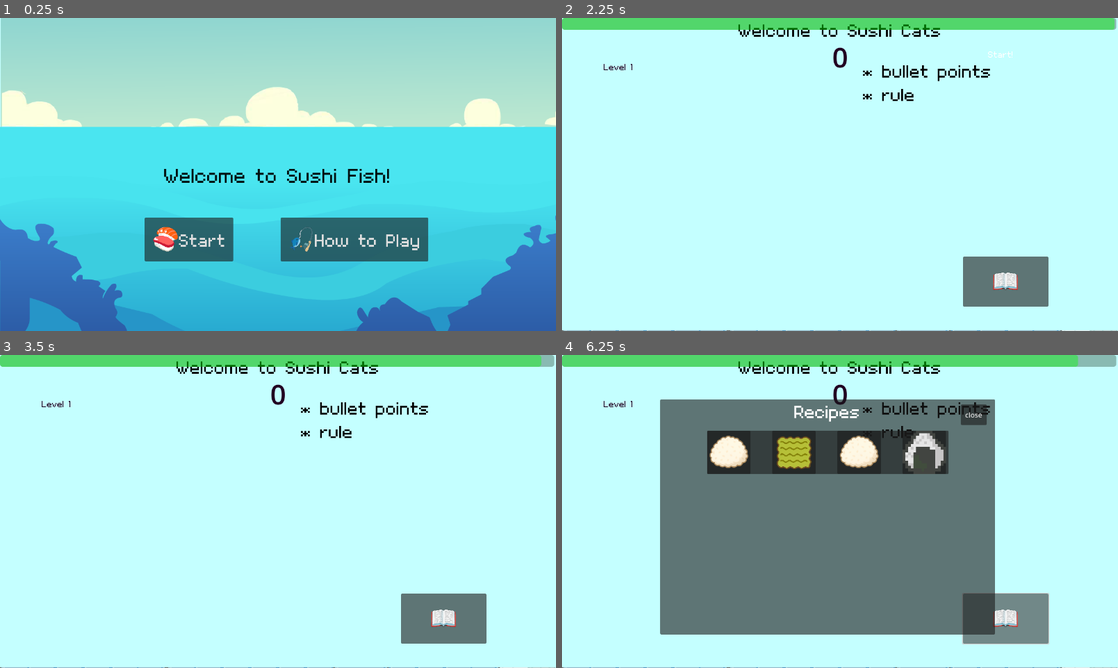
Above: before the commit, frames 1-4 (two rows, left to right).
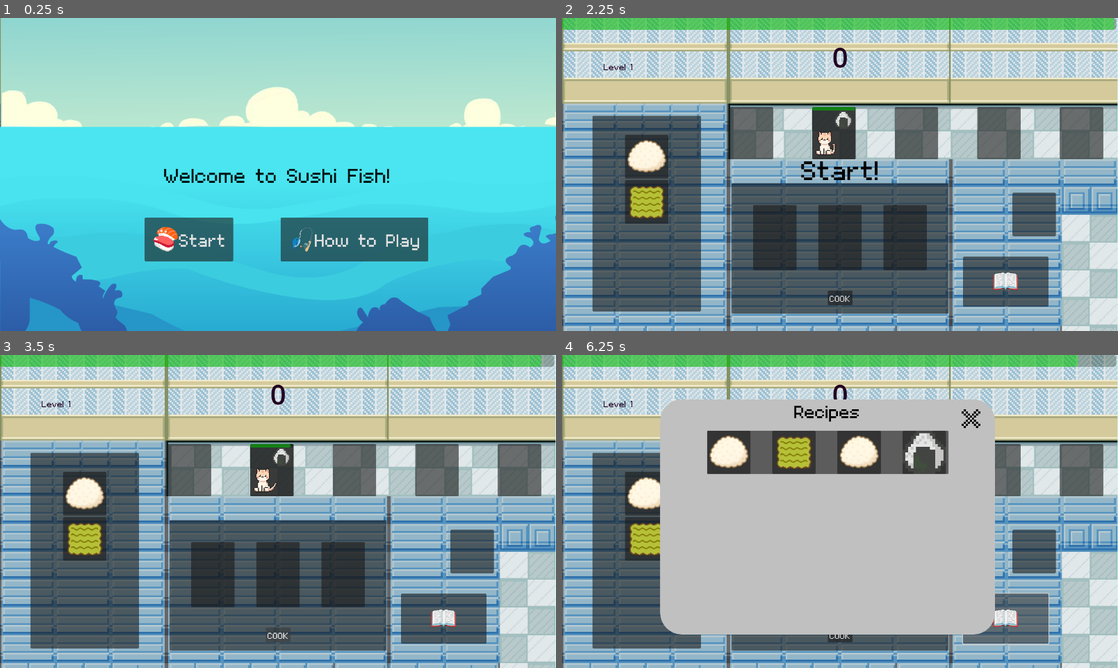
Above: after the commit, the same moments.

Repository: leobarber3/sushiCats
Game: Godot game, scene res://scenes/main.tscn
Same seed, same stepped clock (60 frames per second), same inputs: the game is played once before the commit and once after it.
Inputs (mouse positions are in pixels of both pictures, inside the frame that each line leads up to):
- Up to frame 1 (0.25 s): no input
- Up to frame 2 (2.25 s): click "🎣How to Play" at 0.5 s; click (589, 39) at 1.27 s; click "🍣Start" at 2 s
- Up to frame 3 (3.5 s): click "COOK" at 2.75 s
- Up to frame 4 (6.25 s): click "📖" at 3.5 s; tap Enter (ui_accept) at 4.25, 5, 5.75 s; hold Right (move_right) 4.28-5.78 s; tap 1 (stop) at 4.35, 5.1, 5.85 s; tap Space (jump) at 4.52, 5.27 s; hold A (move_left) from 5.78 s (still down)

The runs differ from the first frame. In frame 1, less than 0.1% of the frame differs, in the area x 0-1%, y 0-35%; in frame 2, 96%; in frame 3, 96%, in the area x 0-100%, y 0-100%; in frame 4, 92%.

Commit message:
modified how to play screen, updated button icons, added score text indicator for text, background music adjusted

Diff:
--- a/scenes/Cat.tscn
+++ b/scenes/Cat.tscn
@@ -4,6 +4,7 @@
 [ext_resource type="Texture2D" uid="uid://dbcb13uix8t6h" path="res://assets/CatPackFree/Idle.png" id="2_spuq0"]
 [ext_resource type="AudioStream" uid="uid://dfk2ucpqgffpr" path="res://assets/audio/collect_2.wav" id="3_limvi"]
 [ext_resource type="AudioStream" uid="uid://cdsuydr3iqvti" path="res://assets/audio/disappear.wav" id="3_spuq0"]
+[ext_resource type="FontFile" uid="uid://dcogmc7hjr77y" path="res://assets/fonts/mago1.ttf" id="5_p3r2k"]
 
 [sub_resource type="AtlasTexture" id="AtlasTexture_myi5k"]
 atlas = ExtResource("2_spuq0")
@@ -122,4 +123,17 @@
 [node name="UnhappySound" type="AudioStreamPlayer2D" parent="." unique_id=1199524560]
 stream = ExtResource("3_spuq0")
 
+[node name="ScoreText" type="Label" parent="." unique_id=1121426218]
+layout_mode = 0
+offset_left = 54.0
+offset_top = 54.0
+offset_right = 94.0
+offset_bottom = 77.0
+theme_override_fonts/font = ExtResource("5_p3r2k")
+theme_override_font_sizes/font_size = 24
+
+[node name="ScoreTextTimer" type="Timer" parent="." unique_id=253374073]
+one_shot = true
+
 [connection signal="timeout" from="WaitTimer" to="." method="_on_wait_timer_timeout"]
+[connection signal="timeout" from="ScoreTextTimer" to="." method="_on_score_text_timer_timeout"]
--- a/scenes/HUD.tscn
+++ b/scenes/HUD.tscn
@@ -5,7 +5,20 @@
 [ext_resource type="AudioStream" uid="uid://bptjq11htv21s" path="res://assets/audio/BackgroundMusic.exe.wav" id="2_fls4u"]
 [ext_resource type="FontFile" uid="uid://dcogmc7hjr77y" path="res://assets/fonts/mago1.ttf" id="3_7hsmw"]
 [ext_resource type="PackedScene" uid="uid://jl613d5wvwld" path="res://scenes/recipe_book_slots.tscn" id="4_f6qnu"]
+[ext_resource type="Texture2D" uid="uid://btqqnn5flmpox" path="res://assets/Icons/home.png" id="5_k4w17"]
 [ext_resource type="PackedScene" uid="uid://b6oblbqwo7e7y" path="res://scenes/unlocked_slot.tscn" id="5_nysna"]
+[ext_resource type="Texture2D" uid="uid://g2dbkcjv75jc" path="res://assets/Icons/close.png" id="6_twldb"]
+
+[sub_resource type="StyleBoxEmpty" id="StyleBoxEmpty_twldb"]
+
+[sub_resource type="StyleBoxFlat" id="StyleBoxFlat_k4w17"]
+bg_color = Color(0.75398386, 0.75398386, 0.75398374, 1)
+corner_radius_top_left = 50
+corner_radius_top_right = 50
+corner_radius_bottom_right = 50
+corner_radius_bottom_left = 50
+
+[sub_resource type="StyleBoxEmpty" id="StyleBoxEmpty_8cuoo"]
 
 [sub_resource type="StyleBoxEmpty" id="StyleBoxEmpty_7hsmw"]
 
@@ -15,6 +28,7 @@
 
 [node name="BackgroundMusic" type="AudioStreamPlayer2D" parent="." unique_id=2049295799]
 stream = ExtResource("2_fls4u")
+volume_db = -14.0
 
 [node name="ScreenManager" type="Control" parent="." unique_id=1002559215]
 layout_mode = 3
@@ -23,9 +37,10 @@
 offset_bottom = 40.0
 
 [node name="HowToPlayScreen" type="Control" parent="ScreenManager" unique_id=876507751]
-anchors_preset = 0
-offset_right = 40.0
-offset_bottom = 40.0
+visible = false
+anchors_preset = 0
+offset_right = 926.0
+offset_bottom = 858.0
 
 [node name="ColorRect" type="ColorRect" parent="ScreenManager/HowToPlayScreen" unique_id=905741144]
 layout_mode = 0
@@ -48,18 +63,80 @@
 text = "Welcome to Sushi Cats"
 horizontal_alignment = 1
 
-[node name="Label" type="Label" parent="ScreenManager/HowToPlayScreen/ColorRect" unique_id=690193807]
-layout_mode = 0
-offset_left = 693.0
-offset_top = 94.0
-offset_right = 1181.0
-offset_bottom = 508.0
+[node name="GameDescription" type="Label" parent="ScreenManager/HowToPlayScreen/ColorRect" unique_id=690193807]
+layout_mode = 1
+anchors_preset = 8
+anchor_left = 0.5
+anchor_top = 0.5
+anchor_right = 0.5
+anchor_bottom = 0.5
+offset_left = -632.0
+offset_top = -273.0
+offset_right = 628.0
+offset_bottom = 11.0
+grow_horizontal = 2
+grow_vertical = 2
 theme_override_colors/font_color = Color(0, 0, 0, 1)
 theme_override_fonts/font = ExtResource("3_7hsmw")
-theme_override_font_sizes/font_size = 64
-text = "* bullet points
-* rule
+theme_override_font_sizes/font_size = 32
+text = "* Game Description
+Born on an island filled with starving cats, you've decided to open a restaurantso you dont become their next meal.
+These cats are HANGRY and impatient. Theres only one solution... SUSHI!!!!!
+
+
 "
+
+[node name="HowToPlayTitle" type="Label" parent="ScreenManager/HowToPlayScreen/ColorRect" unique_id=1439861644]
+layout_mode = 0
+offset_left = 11.0
+offset_top = 198.0
+offset_right = 1281.0
+offset_bottom = 249.0
+theme_override_colors/font_color = Color(0, 0, 0, 1)
+theme_override_fonts/font = ExtResource("3_7hsmw")
+theme_override_font_sizes/font_size = 64
+text = "How to play!"
+horizontal_alignment = 1
+vertical_alignment = 1
+
+[node name="HowToPlayText" type="Label" parent="ScreenManager/HowToPlayScreen/ColorRect" unique_id=1502581332]
+layout_mode = 0
+offset_left = 60.0
+offset_top = 281.0
+offset_right = 1168.0
+offset_bottom = 662.0
+theme_override_colors/font_color = Color(0, 0, 0, 1)
+theme_override_fonts/font = ExtResource("3_7hsmw")
+theme_override_font_sizes/font_size = 32
+text = "* 60 seconds per round
+* Recipes are slot specific
+* Unlock new Recipes
+* don't give them the wrong recipe
+* don't let them run out of patience
+"
+
+[node name="HomeButton" type="Button" parent="ScreenManager/HowToPlayScreen" unique_id=1247055201]
+layout_mode = 0
+offset_left = 19.0
+offset_top = 14.0
+offset_right = 97.0
+offset_bottom = 88.0
+theme_override_fonts/font = ExtResource("3_7hsmw")
+theme_override_font_sizes/font_size = 64
+theme_override_styles/normal = SubResource("StyleBoxEmpty_twldb")
+icon = ExtResource("5_k4w17")
+icon_alignment = 1
+expand_icon = true
+
+[node name="Button" type="Button" parent="ScreenManager/HowToPlayScreen" unique_id=702412792]
+layout_mode = 0
+offset_left = 920.0
+offset_top = 635.0
+offset_right = 1097.0
+offset_bottom = 704.0
+theme_override_fonts/font = ExtResource("3_7hsmw")
+theme_override_font_sizes/font_size = 64
+text = "Page 2"
 
 [node name="RecipeBookScreen" type="Control" parent="ScreenManager" unique_id=1890513879]
 visible = false
@@ -81,6 +158,7 @@
 offset_bottom = 623.0
 grow_horizontal = 2
 grow_vertical = 2
+theme_override_styles/panel = SubResource("StyleBoxFlat_k4w17")
 
 [node name="Label" type="Label" parent="ScreenManager/RecipeBookScreen/RecipeBookPanel" unique_id=872313303]
 layout_mode = 1
@@ -91,6 +169,7 @@
 offset_right = 384.5
 offset_bottom = 158.0
 grow_horizontal = 2
+theme_override_colors/font_color = Color(0, 0, 0, 1)
 theme_override_fonts/font = ExtResource("3_7hsmw")
 theme_override_font_sizes/font_size = 64
 text = "Recipes"
@@ -132,19 +211,17 @@
 [node name="Recipe6" parent="ScreenManager/RecipeBookScreen/RecipeBookPanel/RecipeBookScroll/RecipeBookContainer" unique_id=1342368544 instance=ExtResource("4_f6qnu")]
 layout_mode = 2
 
-[node name="TextureRect" type="TextureRect" parent="ScreenManager/RecipeBookScreen/RecipeBookPanel" unique_id=1019159295]
-layout_mode = 0
-offset_right = 771.0
-offset_bottom = 541.0
-
 [node name="CloseRecipeButton" type="Button" parent="ScreenManager/RecipeBookScreen" unique_id=708723371]
 z_index = 5
 layout_mode = 0
-offset_left = 918.0
-offset_top = 114.0
-offset_right = 978.0
-offset_bottom = 161.0
-text = "close"
+offset_left = 912.0
+offset_top = 123.0
+offset_right = 972.0
+offset_bottom = 170.0
+theme_override_styles/normal = SubResource("StyleBoxEmpty_8cuoo")
+icon = ExtResource("6_twldb")
+icon_alignment = 1
+expand_icon = true
 
 [node name="HomeScreen" type="Control" parent="ScreenManager" unique_id=487187303]
 visible = false
@@ -210,7 +287,6 @@
 text = "🎣How to Play"
 
 [node name="GameplayScreen" type="Control" parent="ScreenManager" unique_id=107928834]
-visible = false
 anchors_preset = 0
 offset_right = 40.0
 offset_bottom = 40.0
@@ -257,14 +333,24 @@
 show_percentage = false
 
 [node name="QuickLabel" type="Label" parent="ScreenManager/GameplayScreen" unique_id=658505693]
-layout_mode = 0
-offset_left = 981.0
-offset_top = 69.0
-offset_right = 1046.0
-offset_bottom = 98.0
-theme_override_fonts/font = ExtResource("3_7hsmw")
-theme_override_font_sizes/font_size = 32
+layout_mode = 1
+anchors_preset = 8
+anchor_left = 0.5
+anchor_top = 0.5
+anchor_right = 0.5
+anchor_bottom = 0.5
+offset_left = -17.0
+offset_top = 235.0
+offset_right = 1261.0
+offset_bottom = 417.0
+grow_horizontal = 2
+grow_vertical = 2
+theme_override_colors/font_color = Color(0, 0, 0, 1)
+theme_override_fonts/font = ExtResource("3_7hsmw")
+theme_override_font_sizes/font_size = 100
 text = "Start!"
+horizontal_alignment = 1
+vertical_alignment = 1
 
 [node name="textTimer" type="Timer" parent="ScreenManager/GameplayScreen" unique_id=1722719690]
 one_shot = true
@@ -313,15 +399,18 @@
 vertical_alignment = 1
 autowrap_mode = 2
 
-[node name="HomeButton" type="Button" parent="ScreenManager/LevelCompleteScreen" unique_id=274358830]
-layout_mode = 0
-offset_left = 40.0
-offset_top = 40.0
-offset_right = 240.0
-offset_bottom = 141.0
-theme_override_fonts/font = ExtResource("3_7hsmw")
-theme_override_font_sizes/font_size = 64
-text = "🏚️Home"
+[node name="HomeButton" type="Button" parent="ScreenManager/LevelCompleteScreen" unique_id=250756991]
+layout_mode = 0
+offset_left = 59.0
+offset_top = 54.0
+offset_right = 137.0
+offset_bottom = 128.0
+theme_override_fonts/font = ExtResource("3_7hsmw")
+theme_override_font_sizes/font_size = 64
+theme_override_styles/normal = SubResource("StyleBoxEmpty_twldb")
+icon = ExtResource("5_k4w17")
+icon_alignment = 1
+expand_icon = true
 
 [node name="NextLevelButton" type="Button" parent="ScreenManager/LevelCompleteScreen" unique_id=1886339267]
 layout_mode = 0
@@ -447,15 +536,18 @@
 text = "Ran out of time!"
 horizontal_alignment = 1
 
-[node name="HomeButton" type="Button" parent="ScreenManager/GameOverScreen" unique_id=556932636]
-layout_mode = 0
-offset_left = 40.0
-offset_top = 40.0
-offset_right = 240.0
-offset_bottom = 141.0
-theme_override_fonts/font = ExtResource("3_7hsmw")
-theme_override_font_sizes/font_size = 64
-text = "🏚️Home"
+[node name="HomeButton" type="Button" parent="ScreenManager/GameOverScreen" unique_id=189249761]
+layout_mode = 0
+offset_left = 99.0
+offset_top = 94.0
+offset_right = 177.0
+offset_bottom = 168.0
+theme_override_fonts/font = ExtResource("3_7hsmw")
+theme_override_font_sizes/font_size = 64
+theme_override_styles/normal = SubResource("StyleBoxEmpty_twldb")
+icon = ExtResource("5_k4w17")
+icon_alignment = 1
+expand_icon = true
 
 [node name="TryAgainButton" type="Button" parent="ScreenManager/GameOverScreen" unique_id=205033158]
 layout_mode = 0
@@ -510,18 +602,23 @@
 vertical_alignment = 1
 autowrap_mode = 2
 
-[node name="HomeButton" type="Button" parent="ScreenManager/LastLevelScreen" unique_id=980635899]
-layout_mode = 0
-offset_left = 555.0
-offset_top = 459.0
-offset_right = 755.0
-offset_bottom = 560.0
-theme_override_fonts/font = ExtResource("3_7hsmw")
-theme_override_font_sizes/font_size = 64
-text = "🏚️Home"
-
+[node name="HomeButton" type="Button" parent="ScreenManager/LastLevelScreen" unique_id=888227503]
+layout_mode = 0
+offset_left = 595.0
+offset_top = 476.0
+offset_right = 673.0
+offset_bottom = 550.0
+theme_override_fonts/font = ExtResource("3_7hsmw")
+theme_override_font_sizes/font_size = 64
+theme_override_styles/normal = SubResource("StyleBoxEmpty_twldb")
+icon = ExtResource("5_k4w17")
+icon_alignment = 1
+expand_icon = true
+
+[connection signal="pressed" from="ScreenManager/HowToPlayScreen/HomeButton" to="." method="_on_home_button4_pressed"]
 [connection signal="pressed" from="ScreenManager/RecipeBookScreen/CloseRecipeButton" to="." method="_on_close_recipe_button_pressed"]
 [connection signal="pressed" from="ScreenManager/HomeScreen/StartButton" to="." method="_on_start_button_pressed"]
+[connection signal="pressed" from="ScreenManager/HomeScreen/HowToPlayButton" to="." method="_on_how_to_play_button_pressed"]
 [connection signal="timeout" from="ScreenManager/GameplayScreen/textTimer" to="." method="_on_text_timer_timeout"]
 [connection signal="pressed" from="ScreenManager/GameplayScreen/RecipeBookButton" to="." method="_on_recipe_book_button1_pressed"]
 [connection signal="pressed" from="ScreenManager/LevelCompleteScreen/HomeButton" to="." method="_on_home_button1_pressed"]
--- a/scripts/Cat.gd
+++ b/scripts/Cat.gd
@@ -4,6 +4,10 @@
 
 @onready var cat = $Cat
 @onready var order = $Order
+
+@onready var score_text = $ScoreText
+@onready var score_text_timer = $ScoreTextTimer
+
 @onready var wait_timer = $WaitTimer
 @onready var wait_progress = $WaitProgress
 var patience : float = 0.0
@@ -52,9 +56,13 @@
 	# Customer is happy:
 	if happy:
 		print("happy cat!")
+		score_text.text = "+10"
+		score_text_timer.start()
 		$HappySound.play()
 	else:
 		print("unhappy cat")
+		score_text.text = "-5"
+		score_text_timer.start()
 		$UnhappySound.play()
 	# Fire signal with happiness variable
 	order_complete.emit(happy)
@@ -88,3 +96,7 @@
 		wait_progress.modulate = Color.YELLOW
 	else:
 		wait_progress.modulate = Color.GREEN
+
+
+func _on_score_text_timer_timeout() -> void:
+	score_text.text=""
--- a/scripts/hud.gd
+++ b/scripts/hud.gd
@@ -45,6 +45,7 @@
 	game_over_screen.hide()
 	last_level_screen.hide()
 	recipe_book_screen.hide()
+	how_to_play_screen.hide()
 	$BackgroundMusic.stop()
 
 func show_gameplay():
@@ -93,6 +94,7 @@
 
 func show_recipe_book(recipe_list : Array[Item]):
 	recipe_book_screen.show()
+
 
 #func show_text(text):
 	#$TitleText.text = text
@@ -209,3 +211,13 @@
 
 func _on_close_recipe_button_pressed() -> void:
 	recipe_book_screen.hide()
+
+
+func _on_how_to_play_button_pressed() -> void:
+	home_screen.hide()
+	how_to_play_screen.show()
+
+# Run this function when How to play Home Button pressed
+func _on_home_button4_pressed() -> void:
+	how_to_play_screen.hide()
+	home_screen.show()
Binary file added: assets/Icons/close.png
Not shown, added: assets/Icons/close.png.import
Binary file added: assets/Icons/home.png
Not shown, added: assets/Icons/home.png.import
